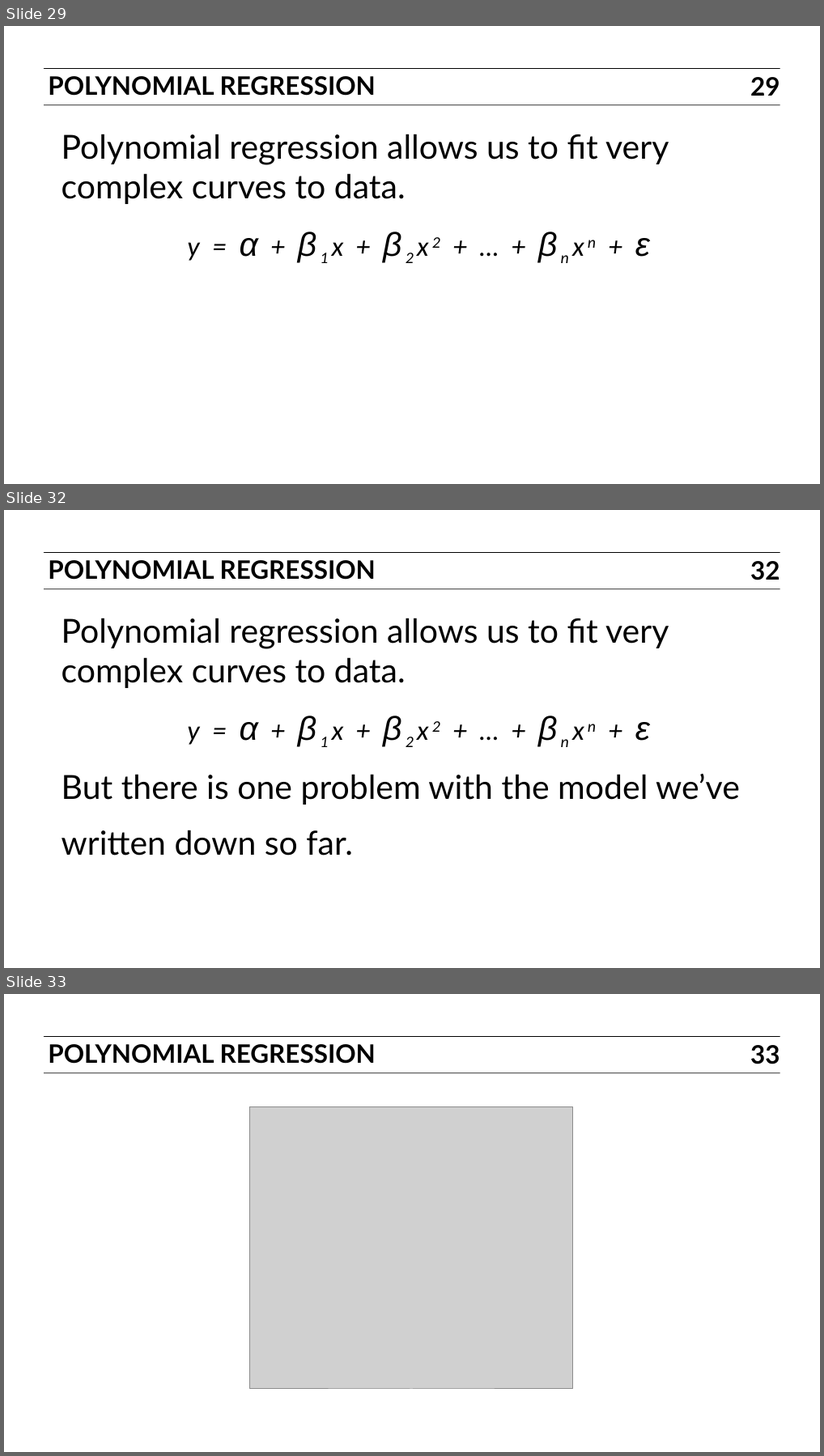
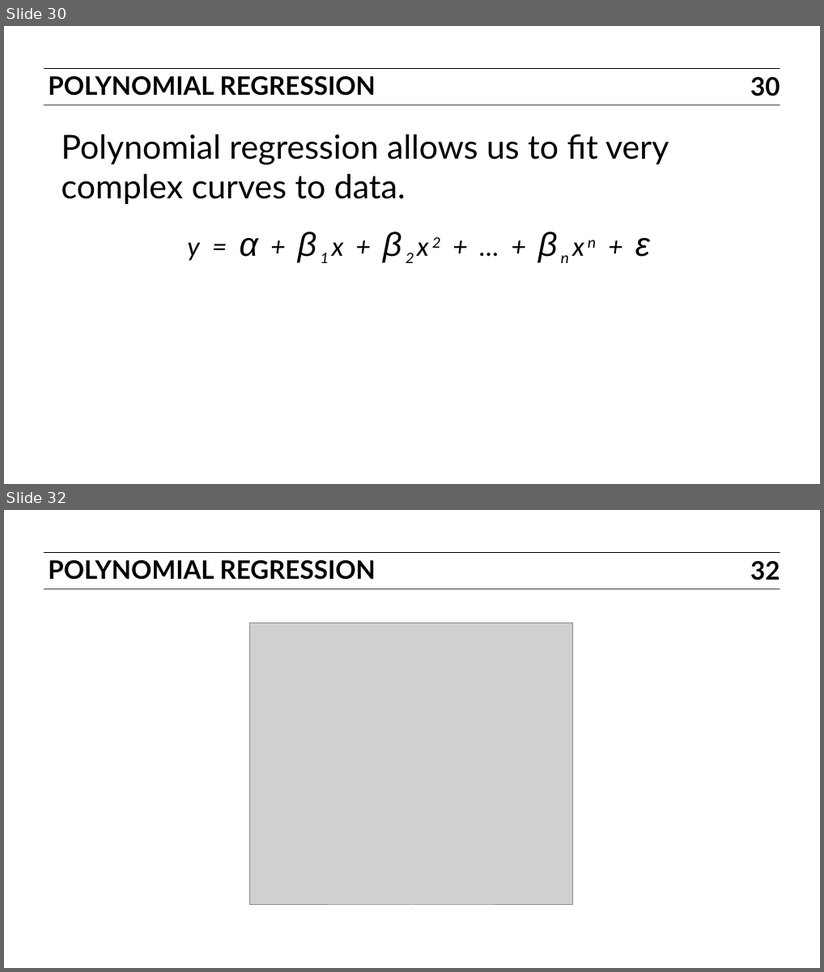
Before and after one commit to ajschumacher/gadsdc, a slide deck: 07-linear/slides.pptx. Shown one above the other, each under a label of ours: slides 29, 32 and 33 before the commit, slides 30 and 32 after it; the slides between them are not shown. The pictures are 824x1456 and 824x972 pixels, drawn with LibreOffice and Linux fonts; fonts in the diff are those of the drawing; grey boxes stand for pictures. Boxes give left, top, right and bottom in pixels: in the first picture for what was removed or moved away, otherwise in the second. Text is boxed around its words. In the diff, an @@ line names an element or a change of style, - is before the commit and + after.

```diff
--- a/07-linear/slides.pptx
+++ b/07-linear/slides.pptx
@@ slide 32 removed at box(4, 510, 820, 968), background #FFFFFF; not listed: 2 template elements that a slide beside it also shows @@
@@ text removed at box(48, 560, 376, 580) @@
-POLYNOMIAL REGRESSION
@@ page number removed at box(751, 561, 780, 580) @@
-32
@@ text removed at box(62, 618, 740, 856) @@
-Polynomial regression allows us to fit very complex curves to data.
-y = α + β1x + β2x2 + … + βnxn + ε
-But there is one problem with the model we’ve written down so far.
@@ what was slide 29 is now slide 30 @@
@@ page number at box(751, 77, 780, 96): text changed @@
-29
+30
@@ what was slide 33 is now slide 32 @@
@@ page number at box(751, 561, 780, 580): text changed @@
-33
+32
```
Also in this commit, not shown: 10 slides changed, 29 other slides removed, 2 other files.
